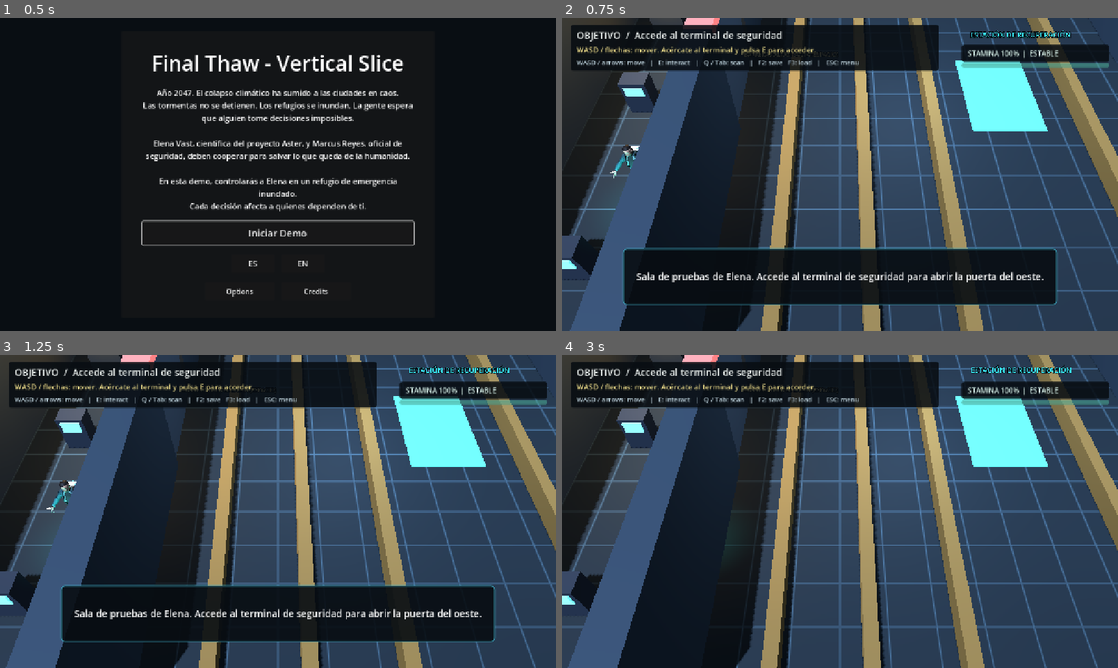
Above: before the commit, frames 1-4 (two rows, left to right).
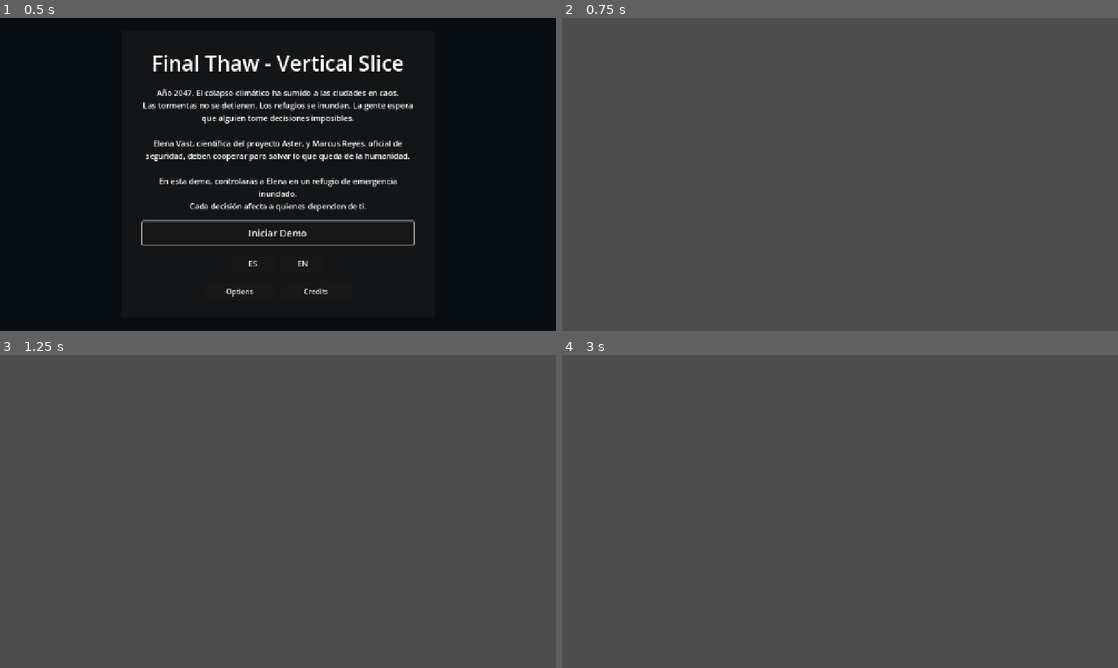
Above: after the commit, the same moments.

Repository: xabiervc/final-thaw
Game: Godot game, scene res://scenes/ui/main_menu.tscn
The game is run twice, just before and just after one commit, with the same random seed, the same clock (stepped at 60 frames per second) and the same inputs.
Inputs (mouse positions are in pixels of both pictures, inside the frame that each line leads up to):
- Up to frame 1 (0.5 s): no input
- Up to frame 2 (0.75 s): click "Iniciar Demo" at 0.5 s
- Up to frame 3 (1.25 s): no input
- Up to frame 4 (3 s): tap E (interact) at 1.25, 2.75 s; move the mouse to (962, 495) at 1.27 s; hold D (move_right) 1.28-2 s; hold E (interact) 1.28-2 s; click (962, 495) at 1.42 s; drag from (728, 527) to (812, 574) at 2.02 s; move the mouse to (895, 442) at 2.77 s; hold D (move_right) from 2.78 s (still down); hold E (interact) from 2.78 s (still down); tap L (attack_secondary) at 2.85 s

Frame 1 is identical in both runs. In frame 2, 95% of the frame differs, in the area x 0-100%, y 0-100%; in frame 3, 95%; in frame 4, 95%.
Error before the commit: Invalid call. Nonexistent function 'get_flag' in base 'Node (game_manager.gd)'. (res://scripts/ui/prompt_hud.gd:117)
Error after the commit: Parse Error: Could not preload resource script "res://scripts/ui/prompt_hud.gd". (res://scripts/levels/elena_test_room.gd:13)

Commit message:
feat(accessibility): apply high contrast and reduced motion to active UI

Diff:
--- a/scripts/ui/narrative_panel.gd
+++ b/scripts/ui/narrative_panel.gd
@@ -43,13 +43,15 @@
 	_apply_accessibility()
 
 func _apply_accessibility() -> void:
-	if _label == null:
-		return
-	_label.add_theme_font_size_override("font_size", int(22.0 * clampf(GameManager.font_scale, 0.75, 2.0)))
-	if GameManager.get_flag("accessibility_high_contrast"):
-		_label.add_theme_color_override("font_color", Color.WHITE)
-	else:
-		_label.add_theme_color_override("font_color", Color(0.94, 0.96, 0.95))
+	var scale := clampf(GameManager.font_scale, 0.75, 2.0)
+	_label.add_theme_font_size_override("font_size", int(22.0 * scale))
+
+	var high_contrast: bool = GameManager.get_flag("accessibility_high_contrast")
+	var style: StyleBoxFlat = _panel.get_theme_stylebox("panel") as StyleBoxFlat
+	if style != null:
+		style.bg_color = Color(0.0, 0.0, 0.0, 0.98) if high_contrast else Color(0.03, 0.05, 0.07, 0.9)
+		style.border_color = Color(1.0, 1.0, 1.0, 1.0) if high_contrast else Color(0.25, 0.7, 0.8, 0.9)
+	_label.add_theme_color_override("font_color", Color.WHITE if high_contrast else Color(0.94, 0.96, 0.95))
 
 func show_message(text: String, duration: float = 8.0) -> void:
 	_label.text = text
--- a/scripts/ui/prompt_hud.gd
+++ b/scripts/ui/prompt_hud.gd
@@ -114,20 +114,29 @@
 	_condition.add_theme_font_size_override("font_size", int(16 * scale))
 	_prompt.add_theme_font_size_override("font_size", int(24 * scale))
 
-	if GameManager.get_flag("accessibility_high_contrast"):
-		_objective.add_theme_color_override("font_color", Color.WHITE)
-		_hint.add_theme_color_override("font_color", Color(1.0, 0.95, 0.6))
-		_instructions.add_theme_color_override("font_color", Color(0.9, 0.95, 1.0))
-		_status.add_theme_color_override("font_color", Color(0.7, 1.0, 1.0))
-		_condition.add_theme_color_override("font_color", Color.WHITE)
-		_prompt.add_theme_color_override("font_color", Color(0.7, 1.0, 0.9))
-	else:
-		_objective.add_theme_color_override("font_color", Color(0.94, 0.96, 0.95))
-		_hint.add_theme_color_override("font_color", Color(0.95, 0.88, 0.55))
-		_instructions.add_theme_color_override("font_color", Color(0.72, 0.8, 0.84))
-		_status.add_theme_color_override("font_color", Color(0.6, 0.92, 0.95))
-		_condition.add_theme_color_override("font_color", Color(0.85, 0.95, 0.92))
-		_prompt.add_theme_color_override("font_color", Color(0.55, 0.9, 0.82))
+	var high_contrast: bool = GameManager.get_flag("accessibility_high_contrast")
+	var text_color := Color.WHITE if high_contrast else Color(0.94, 0.96, 0.95)
+	var hint_color := Color(1.0, 0.95, 0.65) if high_contrast else Color(0.95, 0.88, 0.55)
+	var instructions_color := Color(0.9, 0.95, 1.0) if high_contrast else Color(0.72, 0.8, 0.84)
+	var prompt_color := Color(0.75, 1.0, 0.95) if high_contrast else Color(0.55, 0.9, 0.82)
+
+	_objective.add_theme_color_override("font_color", text_color)
+	_hint.add_theme_color_override("font_color", hint_color)
+	_instructions.add_theme_color_override("font_color", instructions_color)
+	_prompt.add_theme_color_override("font_color", prompt_color)
+
+func _style_alpha() -> float:
+	return 0.98 if GameManager.get_flag("accessibility_high_contrast") else 0.88
+
+func _style(alpha: float) -> StyleBoxFlat:
+	var s := StyleBoxFlat.new()
+	s.bg_color = Color(0.03, 0.05, 0.07, _style_alpha())
+	s.set_corner_radius_all(6)
+	s.content_margin_left = 14.0
+	s.content_margin_right = 14.0
+	s.content_margin_top = 8.0
+	s.content_margin_bottom = 8.0
+	return s
 
 func _process(_delta: float) -> void:
 	var p := get_tree().get_first_node_in_group("player")
@@ -180,13 +189,12 @@
 	_last_prompt = text
 	if _tween != null:
 		_tween.kill()
+
 	if GameManager.get_flag("accessibility_reduced_motion"):
-		if text.is_empty():
-			_prompt.modulate.a = 0.0
-		else:
-			_prompt.text = text
-			_prompt.modulate.a = 1.0
+		_prompt.text = text
+		_prompt.modulate.a = 1.0 if not text.is_empty() else 0.0
 		return
+
 	_tween = create_tween()
 	if text.is_empty():
 		_tween.tween_property(_prompt, "modulate:a", 0.0, 0.2)
--- a/scripts/vertical_slice/flooded_shelter.gd
+++ b/scripts/vertical_slice/flooded_shelter.gd
@@ -12,8 +12,8 @@
 const OXYGEN_NORMAL := Color("eff4ee")
 const OXYGEN_WARNING := Color("f2c14e")
 const OXYGEN_CRITICAL := Color("f26d5b")
-const HC_BG := Color("101418")
-const HC_WATER := Color("1d3b4d")
+const HC_BG := Color("000000")
+const HC_WATER := Color("003b5c")
 const HC_LOCKED := Color("5a5a5a")
 const HC_ACTIVE := Color("00e5a0")
 const HC_HIGHLIGHT := Color("ffffff")
@@ -44,13 +44,13 @@
 	_restore_persistent_shelter_state()
 
 	var floor_rect := ColorRect.new()
-	floor_rect.color = _palette().bg
+	floor_rect.color = BG
 	floor_rect.size = Vector2(2100, 800)
 	add_child(floor_rect)
 
 	for n in 3:
 		var room := ColorRect.new()
-		room.color = _palette().water if n > 0 else Color("30465a")
+		room.color = WATER if n > 0 else Color("30465a")
 		room.position = Vector2(70 + n * 650, 110)
 		room.size = Vector2(600, 550)
 		add_child(room)
@@ -88,31 +88,6 @@
 	GameManager.stats_changed.connect(_on_accessibility_changed)
 	_update_interactable_visuals()
 	_update_ui(NarrativeTextManager.get_shelter_intro())
-
-func _palette() -> Dictionary:
-	if GameManager.get_flag("accessibility_high_contrast"):
-		return {
-			"bg": HC_BG,
-			"water": HC_WATER,
-			"locked": HC_LOCKED,
-			"active": HC_ACTIVE,
-			"highlight": HC_HIGHLIGHT,
-			"text": HC_TEXT,
-			"oxygen_normal": HC_OXYGEN_NORMAL,
-			"oxygen_warning": HC_OXYGEN_WARNING,
-			"oxygen_critical": HC_OXYGEN_CRITICAL,
-		}
-	return {
-		"bg": BG,
-		"water": WATER,
-		"locked": LOCKED,
-		"active": ACTIVE,
-		"highlight": HIGHLIGHT,
-		"text": TEXT,
-		"oxygen_normal": OXYGEN_NORMAL,
-		"oxygen_warning": OXYGEN_WARNING,
-		"oxygen_critical": OXYGEN_CRITICAL,
-	}
 
 func _restore_persistent_shelter_state() -> void:
 	var power := GameStateManager.get_flag("shelter_power_restored")
@@ -135,7 +110,7 @@
 	area.add_child(shape_node)
 
 	var graphic := ColorRect.new()
-	graphic.color = _palette().locked
+	graphic.color = LOCKED
 	graphic.position = Vector2(-45, -45)
 	graphic.size = Vector2(90, 90)
 	area.add_child(graphic)
@@ -143,7 +118,7 @@
 	var label := Label.new()
 	label.text = kind
 	label.position = Vector2(-44, -82)
-	label.add_theme_color_override("font_color", _palette().text)
+	label.add_theme_color_override("font_color", TEXT)
 	area.add_child(label)
 
 	add_child(area)
@@ -154,7 +129,7 @@
 	var label := Label.new()
 	label.position = pos
 	label.text = value
-	label.add_theme_color_override("font_color", _palette().text)
+	label.add_theme_color_override("font_color", TEXT)
 	label.add_theme_font_size_override("font_size", int(20.0 * GameManager.font_scale))
 	parent.add_child(label)
 	return label
@@ -268,16 +243,21 @@
 	_update_ui()
 
 func _update_interactable_visuals() -> void:
-	var palette := _palette()
+	var high_contrast: bool = GameManager.get_flag("accessibility_high_contrast")
+	var locked := HC_LOCKED if high_contrast else LOCKED
+	var active := HC_ACTIVE if high_contrast else ACTIVE
+	var highlight := HC_HIGHLIGHT if high_contrast else HIGHLIGHT
+	var text := HC_TEXT if high_contrast else TEXT
+
 	for kind in interactables:
 		var data: Dictionary = interactables[kind]
 		var graphic: ColorRect = data["graphic"]
 		var label: Label = data["label"]
 		var is_active := _is_interactable_active(kind)
-		graphic.color = palette.active if is_active else palette.locked
-		graphic.self_modulate = palette.highlight if kind == highlighted_kind else Color.WHITE
+		graphic.color = active if is_active else locked
+		graphic.self_modulate = highlight if kind == highlighted_kind else Color.WHITE
+		label.add_theme_color_override("font_color", text)
 		label.text = _interactable_prompt(kind)
-		label.add_theme_color_override("font_color", palette.text)
 
 func _is_interactable_active(kind: String) -> bool:
 	match kind:
@@ -304,7 +284,7 @@
 	return kind
 
 func _update_ui(message: String = "") -> void:
-	var palette := _palette()
+	var high_contrast: bool = GameManager.get_flag("accessibility_high_contrast")
 	hud.text = NarrativeTextManager.get_shelter_hud(
 		rules.power_on,
 		rules.valves_open,
@@ -313,19 +293,21 @@
 	)
 
 	var oxygen_state := rules.oxygen_state()
-	var oxygen_color: Color = palette.oxygen_normal
+	var oxygen_color := OXYGEN_NORMAL
 	if oxygen_state == "warning":
-		oxygen_color = palette.oxygen_warning
+		oxygen_color = OXYGEN_WARNING
 	elif oxygen_state == "critical":
-		oxygen_color = palette.oxygen_critical
+		oxygen_color = OXYGEN_CRITICAL
+
+	if high_contrast:
+		if oxygen_state == "warning":
+			oxygen_color = HC_OXYGEN_WARNING
+		elif oxygen_state == "critical":
+			oxygen_color = HC_OXYGEN_CRITICAL
+		else:
+			oxygen_color = HC_OXYGEN_NORMAL
+
 	hud.add_theme_color_override("font_color", oxygen_color)
 
 	if not message.is_empty():
 		hint.text = message
-
-func _finish(message: String) -> void:
-	ended = true
-	player.set_physics_process(false)
-	GameManager.save_game(0)
-	result.text = message
-	result.visible = true
